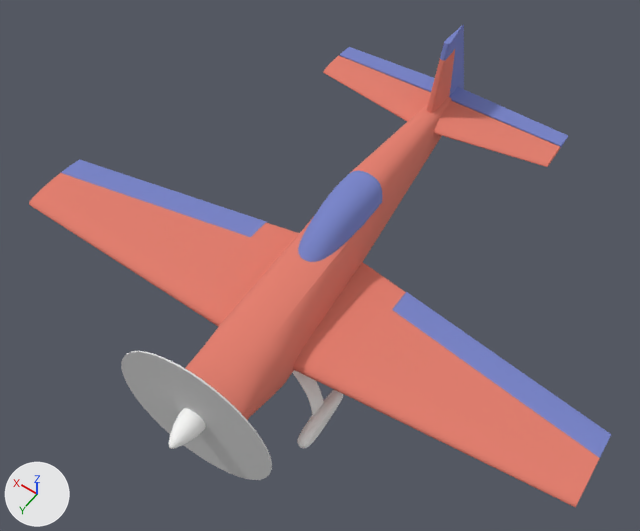
A saved change to the glTF model resources/models/model.gltf.
Both versions are drawn from a 50 mm camera at (-3.59, 4.36, 7.92) aimed at (0.03, -0.71, -0.06). Every picture has the same lights, and +X, +Y and +Z are marked at lower left. The picture after the commit comes second.

The older version as bpy lines, for what is in view:
```python
ob_körper12 = bpy.data.objects.new('Körper12', me_körper12_1)
ob_körper12.location = (0.0, 0.0, 0.0)
ob_körper15 = bpy.data.objects.new('Körper15', me_körper15_1)
ob_körper15.location = (0.0, 0.0, 0.0)
ob_körper2 = bpy.data.objects.new('Körper2', me_körper2_1)
ob_körper2.location = (0.0, 0.0, 0.0)
ob_körper24 = bpy.data.objects.new('Körper24', me_körper24_1)
ob_körper24.location = (0.0, 0.0, 0.0)
ob_körper3 = bpy.data.objects.new('Körper3', me_körper3_1)
ob_körper3.location = (0.0, 0.0, 0.0)
ob_körper5 = bpy.data.objects.new('Körper5', me_körper5_1)
ob_körper5.location = (0.0, 0.0, 0.0)
ob_körper6 = bpy.data.objects.new('Körper6', me_körper6_1)
ob_körper6.location = (0.0, 0.0, 0.0)
# also in view: 'Körper16' at (-0.13, 1.83, 0.08); 'Körper19' at (-0.83, 0.49, -0.91)
```
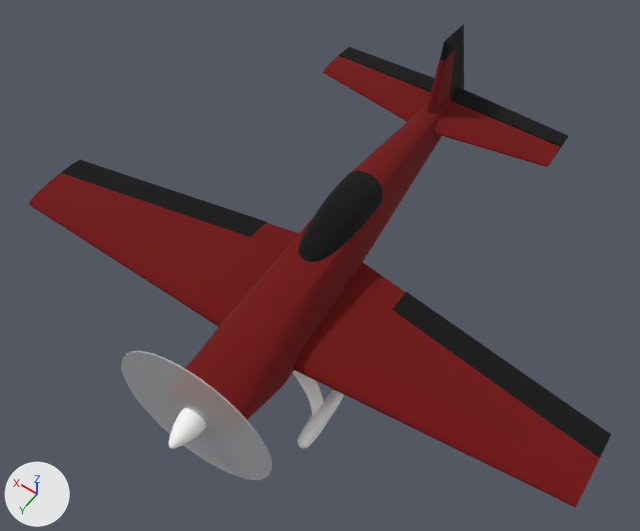
Edits to the scene script, one JSON object a line:
```json
{"op": "set", "path": "mat_farbe___metallic__blau.base_color", "old": "(0.188, 0.231, 0.588)", "new": "(0.0, 0.0, 0.0)", "note": "blue #7884ca -> black #000000"}
{"op": "set", "path": "mat_kunststoff___matt__rot.base_color", "old": "(0.769, 0.208, 0.153)", "new": "(0.16, 0.0, 0.0)", "note": "red #e37e6d -> dark red #6f0000"}
```

Boxes [x1, y1, x2, y2] around the edits, measured in the pictures (640 x 531 px):
```json
{"object": "Körper12", "change": "recoloured", "before": [29, 49, 600, 507], "after": [29, 49, 600, 507], "on screen": "red to dark red"}
{"object": "Körper3", "change": "recoloured", "before": [392, 292, 611, 458], "after": [392, 292, 611, 458], "on screen": "blue to black"}
{"object": "Körper5", "change": "recoloured", "before": [298, 171, 382, 262], "after": [298, 171, 382, 262], "on screen": "blue to black"}
{"object": "Körper15", "change": "recoloured", "before": [61, 160, 267, 237], "after": [61, 160, 267, 237], "on screen": "blue to black"}
{"object": "Körper2", "change": "recoloured", "before": [339, 47, 568, 148], "after": [339, 47, 568, 148]}
{"object": "Körper6", "change": "recoloured", "before": [440, 24, 464, 97], "after": [440, 24, 464, 97], "on screen": "blue to black"}
```
